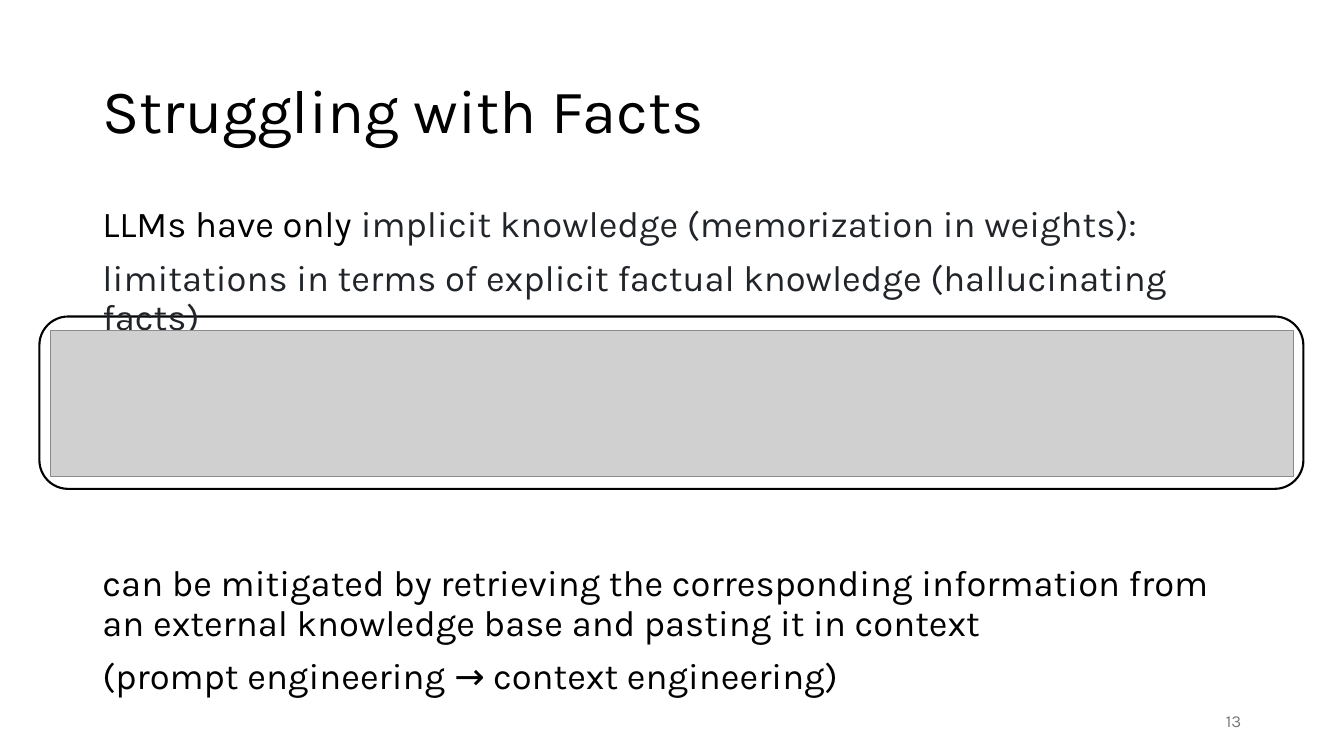
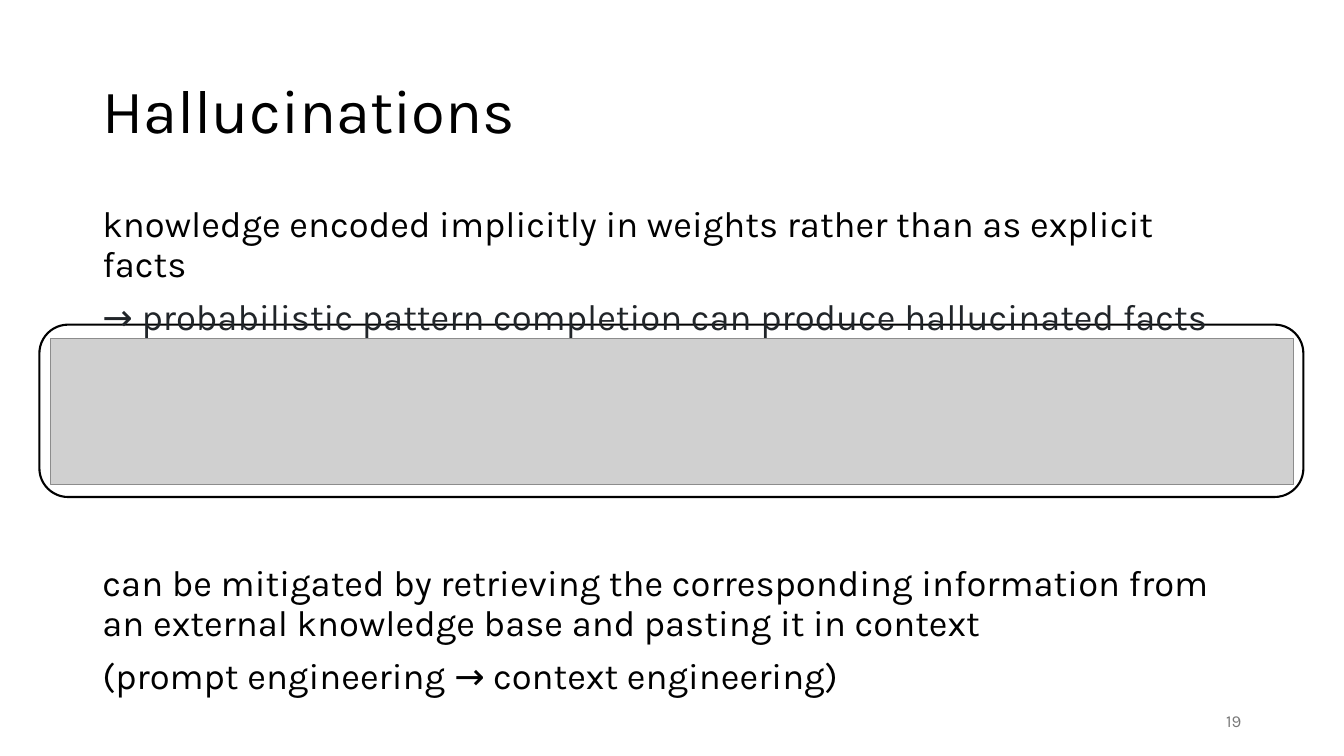
Before and after one commit to FelixWick/language_models, a slide deck: slide 19 of slides/4_context_engineering.pptx (slide 13 before the commit). Drawn at 1344x756 pixels with LibreOffice and Linux fonts; fonts in the diff are those of the drawing; grey boxes stand for pictures. Boxes give left, top, right and bottom in pixels: in the first picture for what was removed or moved away, otherwise in the second. Text is boxed around its words. In the diff, an @@ line names an element or a change of style, - is before the commit and + after.

```diff
--- a/slides/4_context_engineering.pptx
+++ b/slides/4_context_engineering.pptx
@@ title at [102, 90, 515, 134]: text changed @@
-Struggling with Facts
+Hallucinations
@@ text at [102, 212, 1207, 339]: text changed; text colour #212529 to #000000 @@
-LLMs have only implicit knowledge (memorization in weights):
-limitations in terms of explicit factual knowledge (hallucinating facts)
+knowledge encoded implicitly in weights rather than as explicit facts
+→ probabilistic pattern completion can produce hallucinated facts
@@ rounded rectangle: place and size @@
-rounded rectangle at [39, 317, 1304, 489]
+rounded rectangle at [39, 325, 1304, 497]
@@ picture: place and size @@
-picture at [50, 331, 1294, 477]
+picture at [50, 339, 1294, 485]
@@ page number at [1226, 716, 1241, 727]: text changed @@
-13
+19
```
Also in this commit, not shown: 5 other slides changed, 11 slides added, 6 slides removed, 1 other file.
